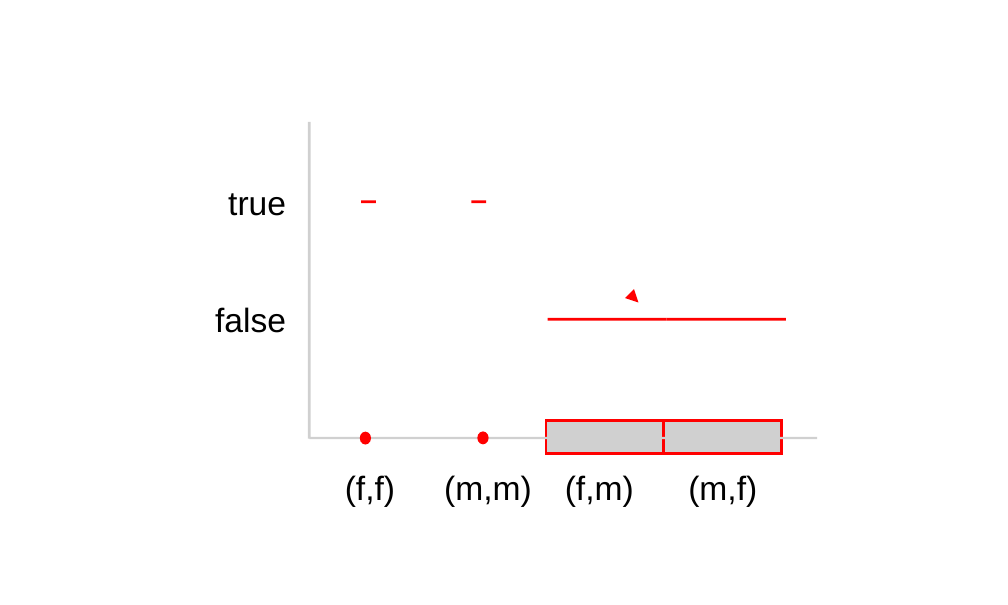
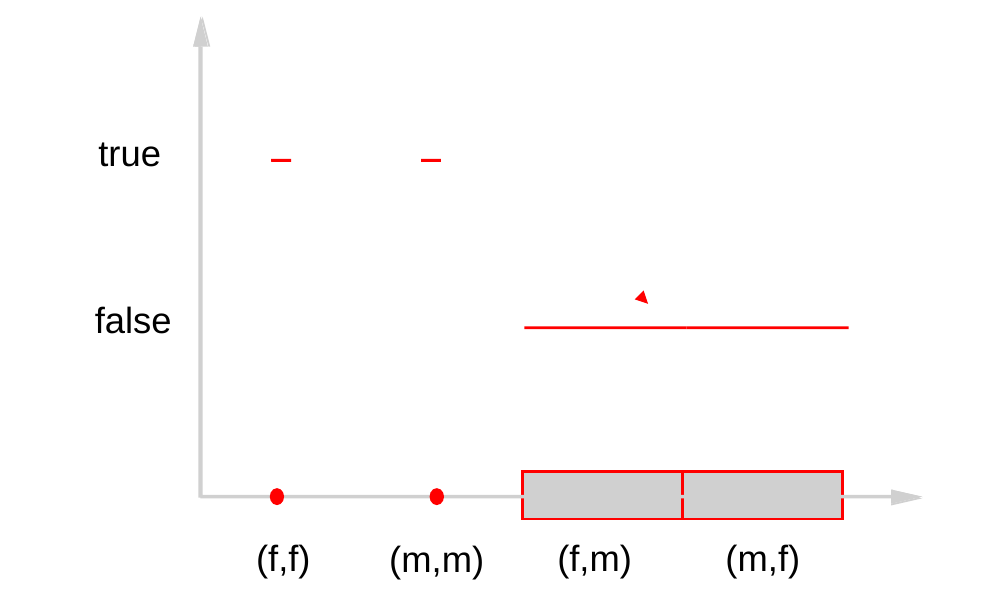
Before and after one commit to kiniry/Mobius, a slide deck: slide 24 of src/escjava/trunk/ESCTools/slides/CAV2007Tutorial/new-diagrams.ppt (slide 23 before the commit). Drawn at 1008x605 pixels with LibreOffice and Linux fonts; fonts in the diff are those of the drawing; grey boxes stand for pictures; background and template pictures are left out. Boxes give left, top, right and bottom in pixels: in the first picture for what was removed or moved away, otherwise in the second. Text is boxed around its words. In the diff, an @@ line names an element or a change of style, - is before the commit and + after.

```diff
--- a/src/escjava/trunk/ESCTools/slides/CAV2007Tutorial/new-diagrams.ppt
+++ b/src/escjava/trunk/ESCTools/slides/CAV2007Tutorial/new-diagrams.ppt
@@ picture added at [194,17,211,47] @@
@@ picture added at [194,17,209,47] @@
@@ picture: place and size @@
-picture at [307,122,310,438]
+picture at [199,46,203,497]
@@ size 24 to 26 pt in 6 elements at [95,306,172,334], [557,544,632,579], [725,544,800,579], [389,545,484,580], [256,544,311,579], [98,142,161,167] @@
@@ text "true": place and size @@
-text "true" at [228,193,286,216]
+text "true" at [98,142,161,167]
@@ line moved from (361, 202) - (376, 202) to (271, 160) - (291, 160) @@
@@ line moved from (472, 202) - (486, 202) to (421, 160) - (440, 160) @@
@@ text "false": place and size @@
-text "false" at [215,307,286,333]
+text "false" at [95,306,172,334]
@@ line moved from (547, 320) - (666, 320) to (524, 328) - (686, 328) @@
@@ arrow moved from (638, 302) - (638, 302) to (648, 303) - (648, 303) @@
@@ line moved from (666, 320) - (786, 320) to (686, 328) - (849, 328) @@
@@ picture: place and size @@
-picture at [546,420,664,454]
+picture at [522,471,682,518]
@@ picture: place and size @@
-picture at [664,420,782,454]
+picture at [682,471,843,518]
@@ picture: place and size @@
-picture at [309,436,817,438]
+picture at [201,495,891,498]
@@ ellipse: place and size @@
-ellipse at [361,433,369,444]
+ellipse at [271,490,282,504]
@@ ellipse: place and size @@
-ellipse at [479,432,487,443]
+ellipse at [431,490,443,504]
@@ picture added at [891,490,922,506] @@
@@ picture added at [891,490,922,504] @@
@@ text "(f,f)": place and size @@
-text "(f,f)" at [345,475,395,507]
+text "(f,f)" at [256,544,311,579]
@@ text "(m,m)": place and size @@
-text "(m,m)" at [444,475,532,507]
+text "(m,m)" at [389,545,484,580]
@@ text "(f,m)": place and size @@
-text "(f,m)" at [565,475,634,507]
+text "(f,m)" at [557,544,632,579]
@@ text "(m,f)": place and size @@
-text "(m,f)" at [688,475,757,507]
+text "(m,f)" at [725,544,800,579]
```
Also in this commit, not shown: 14 other slides changed, 3 slides added, 1 slide removed, 39 other files.
